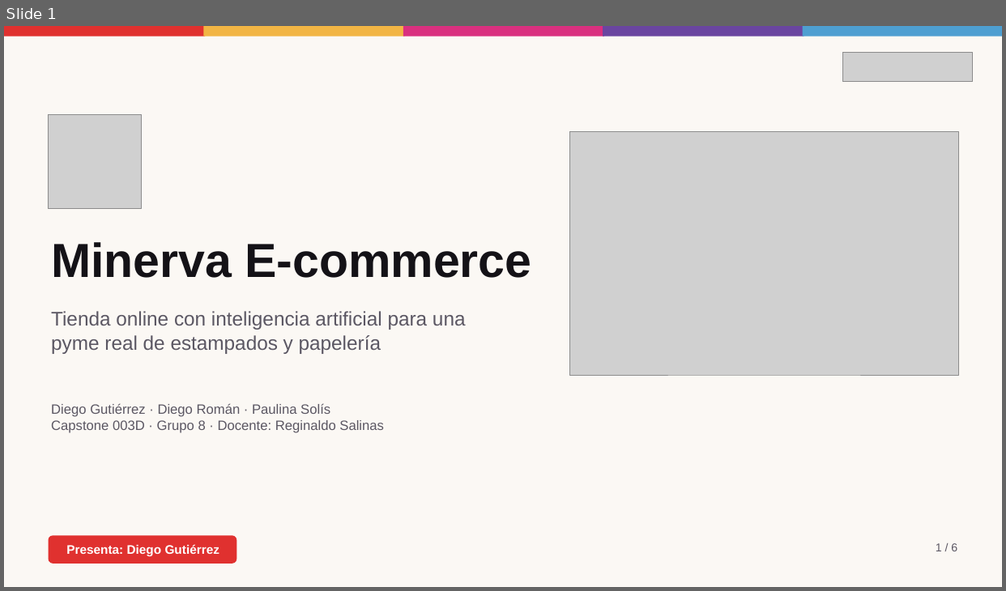
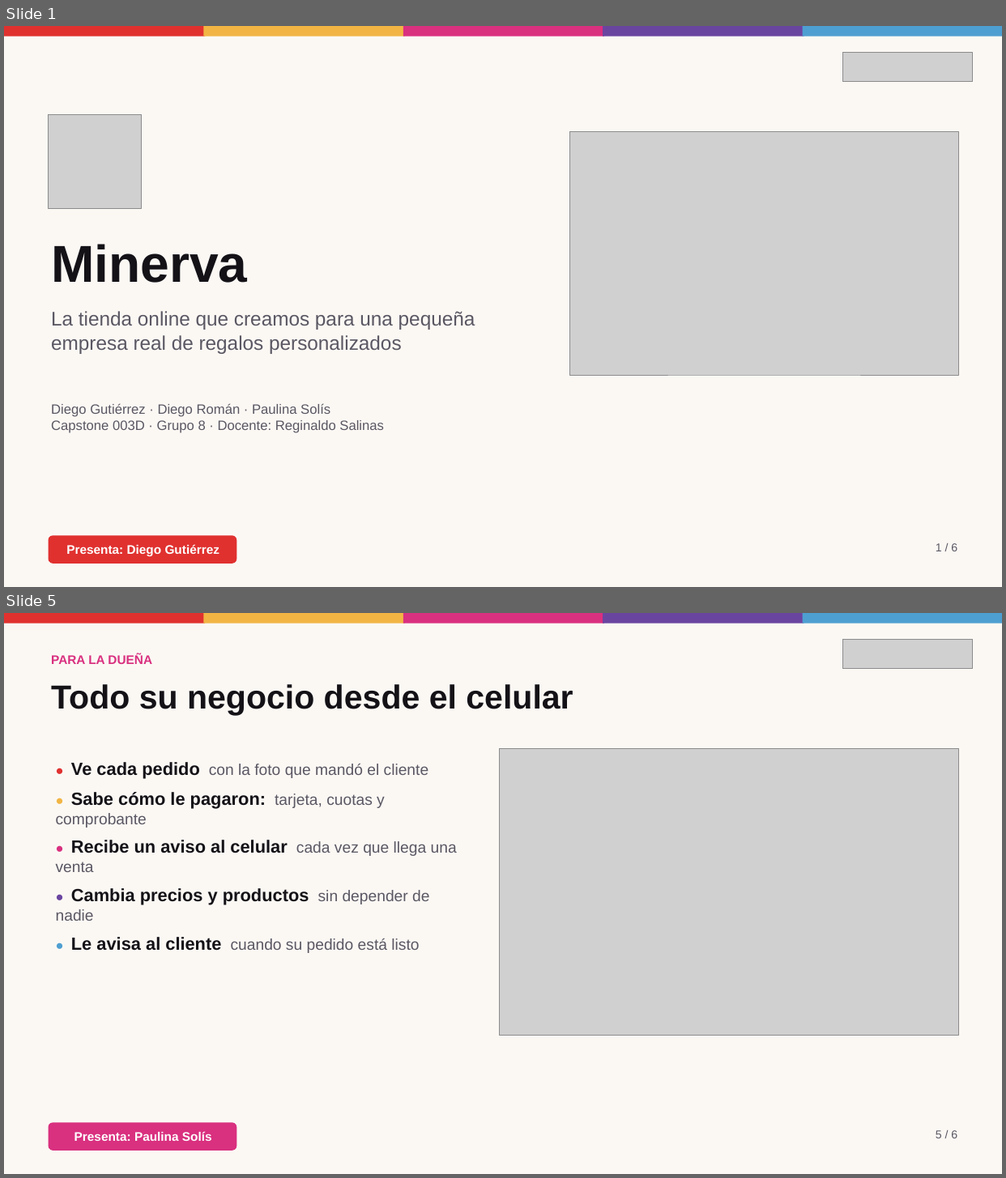
Before and after one commit to Gutixd/2026_2_MA_CAPSOTONE_003D_GRUPO_08, a slide deck: Fase 3/Evidencias Grupales/Presentacion Fase 3 - Minerva (2 min).pptx. Shown one above the other, each under a label of ours: slide 1 before the commit, slides 1 and 5 after it; the slides between them are not shown. The pictures are 1006x591 and 1006x1178 pixels, drawn with LibreOffice and Linux fonts; fonts in the diff are those of the drawing; grey boxes stand for pictures. Boxes give left, top, right and bottom in pixels: in the first picture for what was removed or moved away, otherwise in the second. Text is boxed around its words. In the diff, an @@ line names an element or a change of style, - is before the commit and + after.

```diff
--- a/Fase 3/Evidencias Grupales/Presentacion Fase 3 - Minerva (2 min).pptx
+++ b/Fase 3/Evidencias Grupales/Presentacion Fase 3 - Minerva (2 min).pptx
@@ slide 5 added at (4,613,1002,1174), background #FBF8F4 @@
@@ rectangle added at (4,613,206,624), fill #E0312F @@
@@ rectangle added at (204,613,405,624), fill #F2B544 @@
@@ rectangle added at (403,613,604,624), fill #D9307F @@
@@ rectangle added at (603,613,804,624), fill #6A45A0 @@
@@ rectangle added at (803,613,1002,624), fill #4E9FD1 @@
@@ text added at (51,654,152,664), 12 pt, text #D9307F, bold @@
+PARA LA DUEÑA
@@ picture added at (843,639,973,668) @@
@@ text added at (51,684,573,715), 32 pt, text #141217, bold @@
+Todo su negocio desde el celular
@@ picture added at (499,748,958,1036) @@
@@ text added at (56,762,457,953), 15 pt, text #5B5763 @@
+● Ve cada pedido con la foto que mandó el cliente
+● Sabe cómo le pagaron: tarjeta, cuotas y comprobante
+● Recibe un aviso al celular cada vez que llega una venta
+● Cambia precios y productos sin depender de nadie
+● Le avisa al cliente cuando su pedido está listo
@@ rounded rectangle added at (49,1122,236,1151), fill #D9307F, 12 pt, text #FFFFFF, bold @@
+Presenta: Paulina Solís
@@ text added at (936,1131,957,1139), 11 pt, text #5B5763 @@
+5 / 6
@@ slide 1 changed as well @@
@@ text at (51,244,247,283): text changed; size 46 to 50 pt @@
-Minerva E-commerce
+Minerva
@@ text at (51,311,475,354): text changed @@
-Tienda online con inteligencia artificial para una pyme real de estampados y papelería
+La tienda online que creamos para una pequeña empresa real de regalos personalizados
```
Also in this commit, not shown: 4 other slides added, 5 slides removed.
